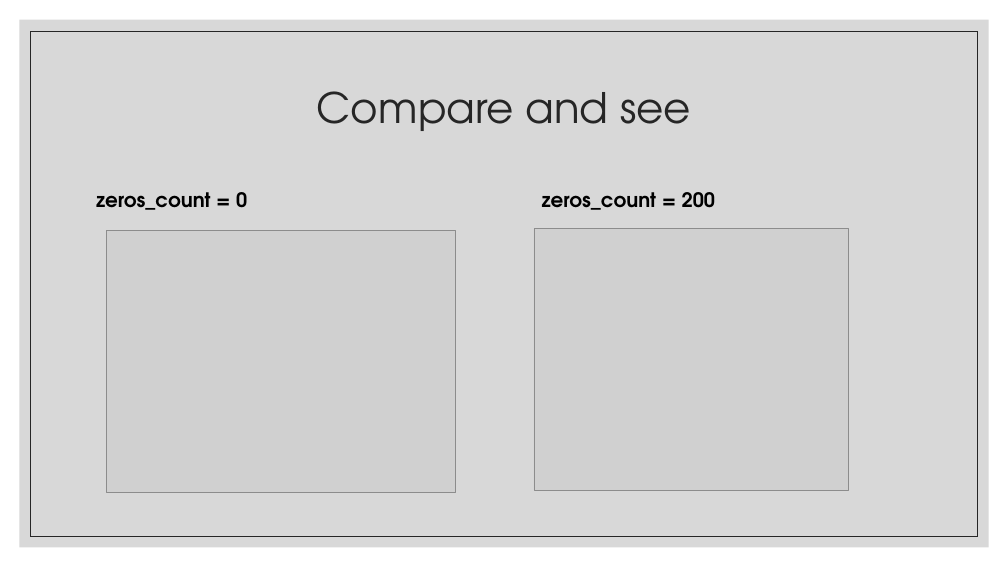
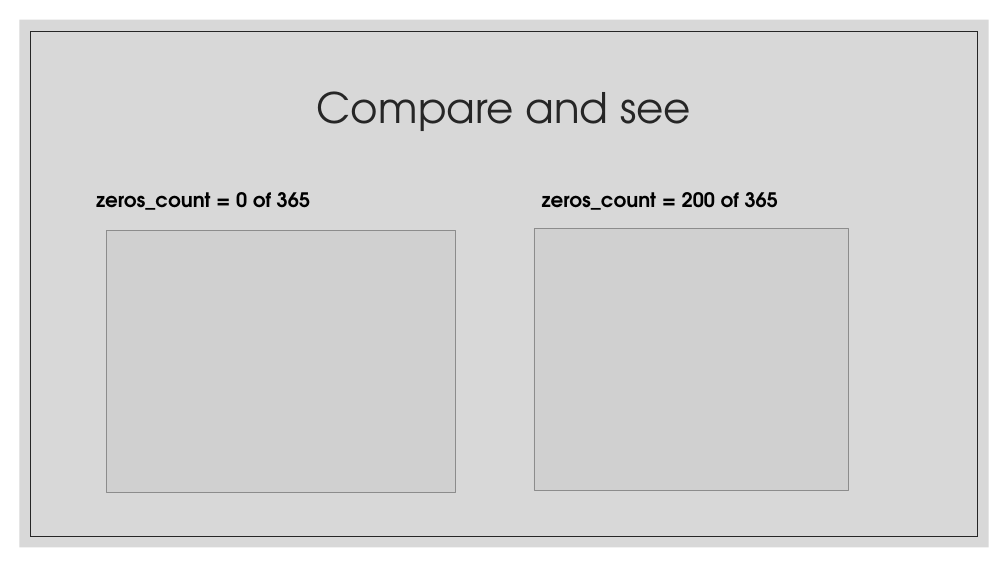
Before and after one commit to Zhekuson/SVDFaces, a slide deck: slide 22 of SVD for face recognition.pptx (slide 24 before the commit). Drawn at 1008x567 pixels with LibreOffice and Linux fonts; fonts in the diff are those of the drawing; grey boxes stand for pictures. Boxes give left, top, right and bottom in pixels: in the first picture for what was removed or moved away, otherwise in the second. Text is boxed around its words. In the diff, an @@ line names an element or a change of style, - is before the commit and + after.

```diff
--- a/SVD for face recognition.pptx
+++ b/SVD for face recognition.pptx
@@ text at [96, 192, 310, 210]: text changed @@
-zeros_count = 0
+zeros_count = 0 of 365
@@ text at [542, 192, 778, 210]: text changed @@
-zeros_count = 200
+zeros_count = 200 of 365
```
Also in this commit, not shown: 8 other slides changed, 2 slides removed, 5 other files.
